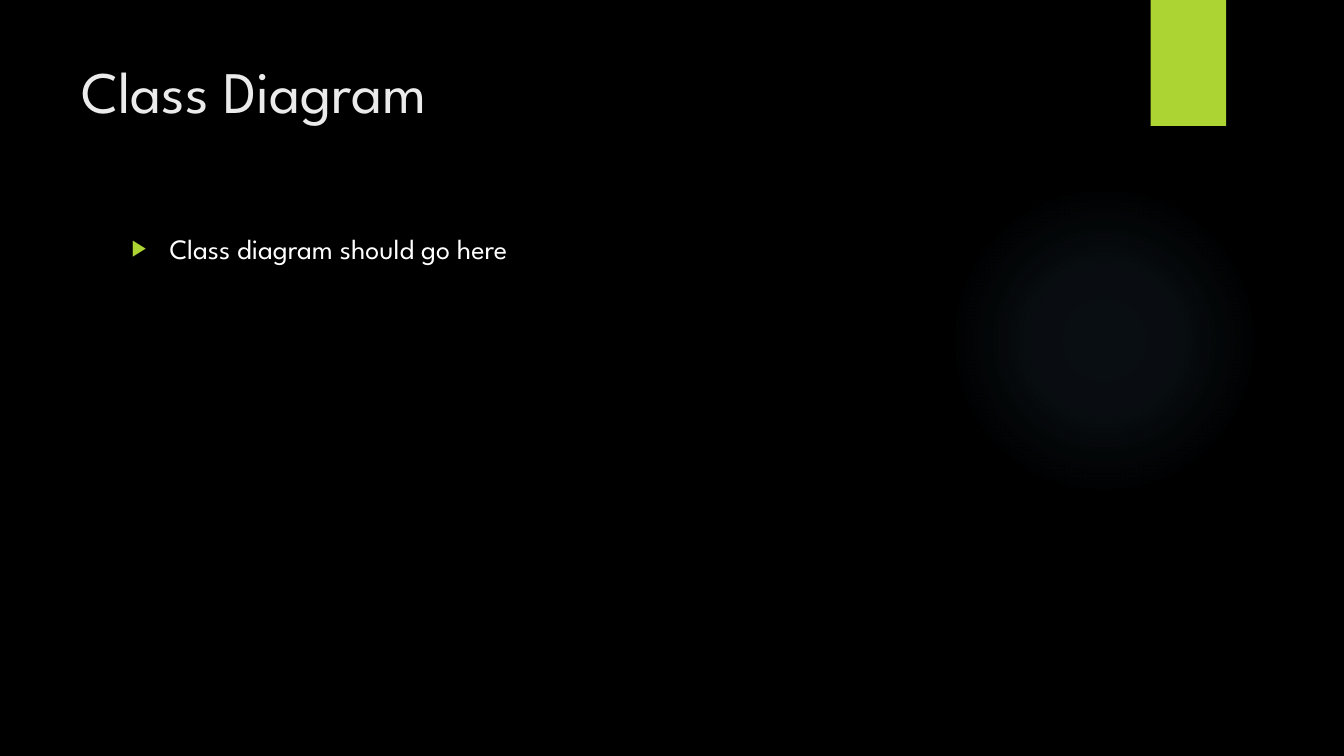
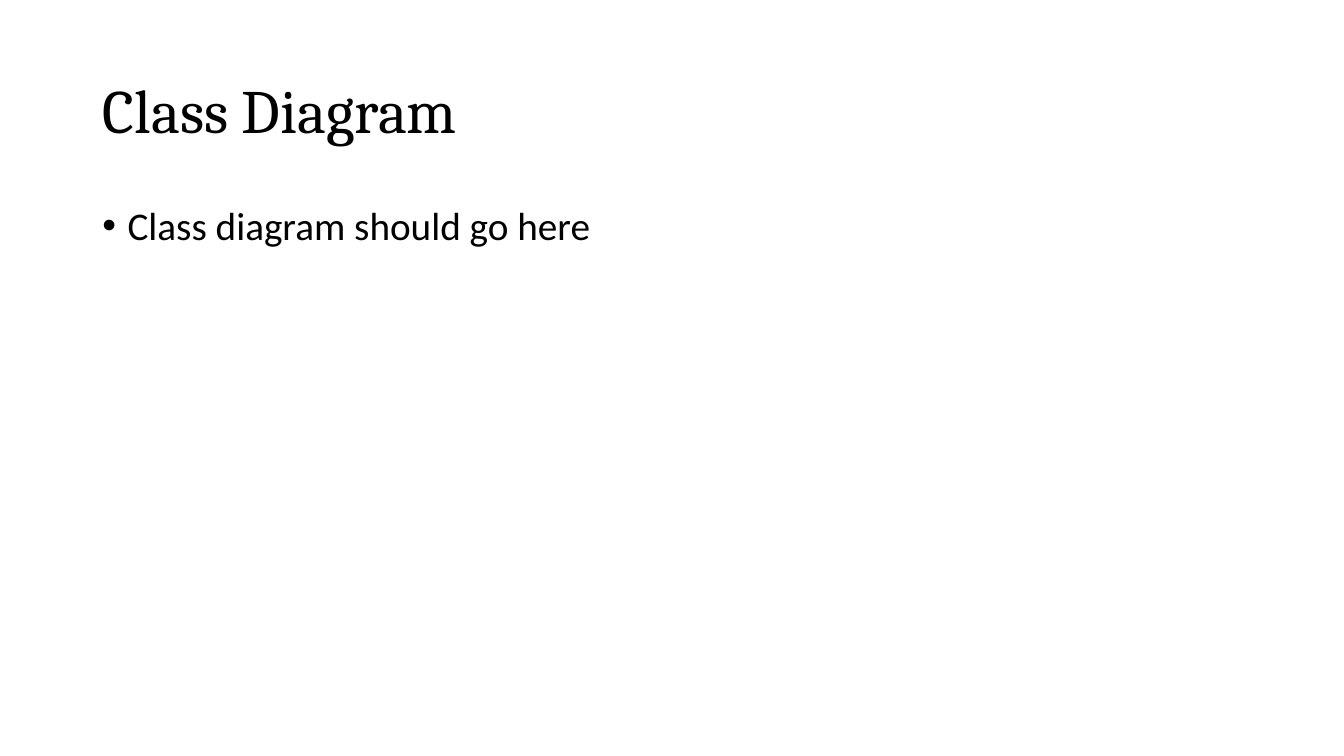
Before and after one commit to cewrobel/Colt_Timeline, a slide deck: slide 4 of presentation/Timeline_Design.pptx. Drawn at 1344x756 pixels with LibreOffice and Linux fonts; fonts in the diff are those of the drawing; background and template pictures are left out. Boxes give left, top, right and bottom in pixels: in the first picture for what was removed or moved away, otherwise in the second. Text is boxed around its words. In the diff, an @@ line names an element or a change of style, - is before the commit and + after.

Commit message:
format change to design ppt

```diff
--- a/presentation/Timeline_Design.pptx
+++ b/presentation/Timeline_Design.pptx
@@ background picture (left out) to #FFFFFF @@
@@ rectangle removed at box(1150, 0, 1226, 126) @@
@@ title "Class Diagram": place and size @@
-title "Class Diagram" at box(81, 72, 427, 126)
+title "Class Diagram" at box(102, 90, 457, 147)
@@ title "Class Diagram" at box(102, 90, 457, 147): size 42 to 44 pt, font League Spartan to Cambria, text colour #EBEBEB to #000000; line spacing 1 to 0.9; vertical alignment top to middle @@
@@ text "Class diagram should go here": place and size @@
-text "Class diagram should go here" at box(170, 239, 507, 265)
+text "Class diagram should go here" at box(128, 212, 590, 247)
@@ text "Class diagram should go here" at box(128, 212, 590, 247): size 20 to 28 pt, font League Spartan to Calibri, text colour #FFFFFF to #000000; bullet ▶ to •; line spacing 1 to 0.9 @@
@@ ellipse removed at box(949, 185, 1259, 495) @@
```
Also in this commit, not shown: 6 other slides changed.
